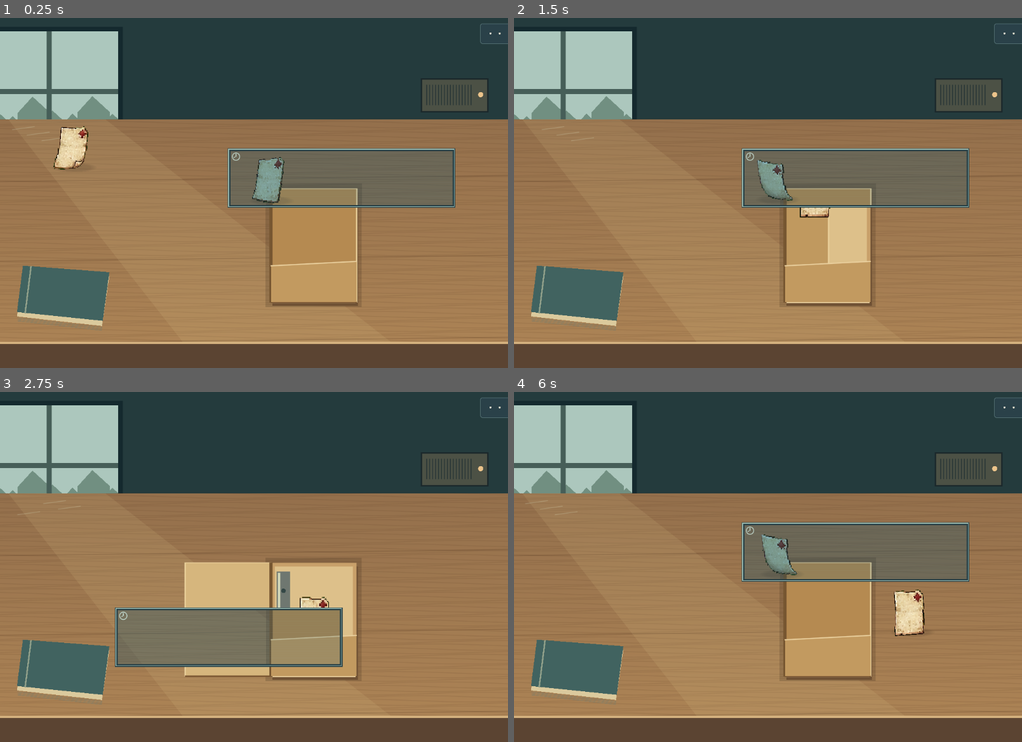
Above: before the commit, frames 1-4 (two rows, left to right).
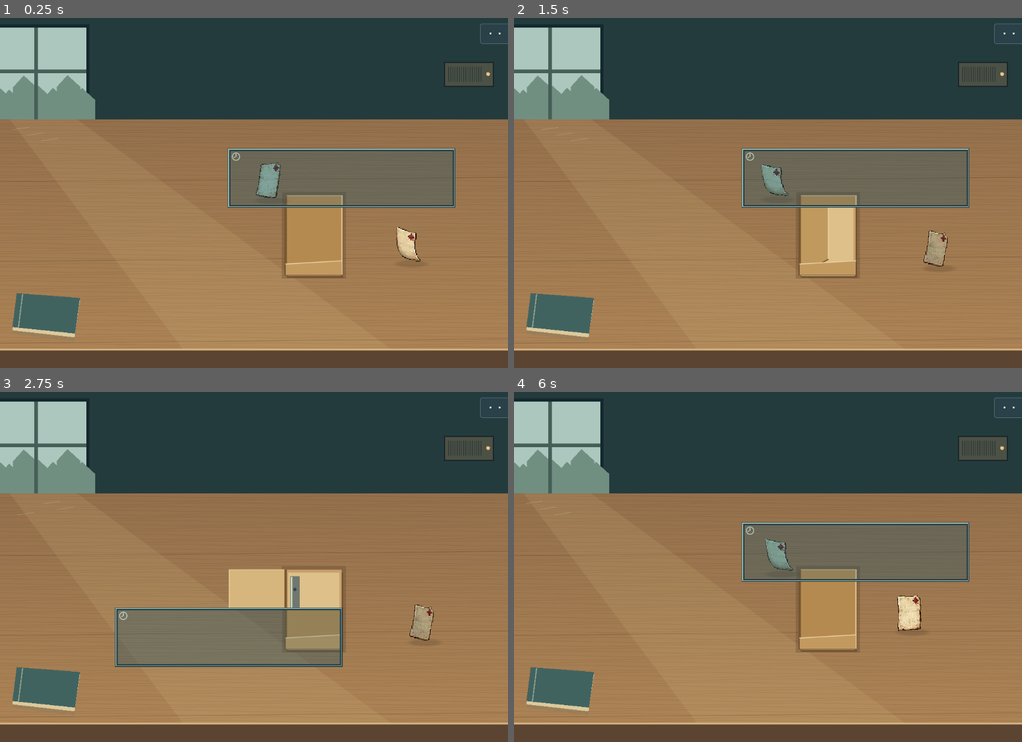
Above: after the commit, the same moments.

Repository: zhu607705-coder/7-55
Game: Godot game, scene res://scenes/paper_rewind.tscn
Same seed, same stepped clock (60 frames per second), same inputs: the game is played once before the commit and once after it.
Inputs (mouse positions are in pixels of both pictures, inside the frame that each line leads up to; where the layout moved, square brackets give the same spot in the first picture):
- Up to frame 1 (0.25 s): no input
- Up to frame 2 (1.5 s): tap Enter at 0.5 s; drag from (600, 154) to (818, 116) at 0.52 s; click (828, 235) [828, 245] at 1.25 s
- Up to frame 3 (2.75 s): drag from (340, 553) to (228, 637) at 2.02 s
- Up to frame 4 (6 s): click "···" at 2.75 s; click "重试纸张" at 3.5 s; click "继续纸张" at 4.25 s; click "暂停纸张" at 5 s; click "重置全部" at 5.75 s

The runs differ from the first frame. In frame 1, 14% of the frame differs, in the area x 0-100%, y 2-96%; in frame 2, 14%; in frame 3, 15%; in frame 4, 13%.

Commit message:
Align visible contact and keep history clear without changing the paper rule

Diff:
--- a/godot_native/samples/paper_rewind/scripts/paper_rewind_stage.gd
+++ b/godot_native/samples/paper_rewind/scripts/paper_rewind_stage.gd
@@ -140,11 +140,28 @@
 	c.draw_rect(Rect2(world_to_local(rect.position) - shift, rect.size * _projection), color)
 
 func art_scale() -> float:
-	return clampf(size.x / 390.0, 0.82, 1.6)
+	return minf(clampf(size.x / 390.0, 0.82, 1.6), size.y / 650.0)
+
+func paper_extent() -> Vector2:
+	return Vector2(64,74) * art_scale()
 
 func folder_leaf_rect() -> Rect2:
-	var extent := Vector2(116,154) * art_scale()
-	return Rect2(world_to_local(Model.REST_POINT) - extent*0.5,extent)
+	# Align the receiving edge with the very first swept contact, not with an
+	# unrelated screen rectangle. Shape stays A4; the model is unchanged.
+	var first_time := (Model.CATCH_RECT.position.x - 8.0 - 110.0) / 98.0
+	var first := world_to_local(Model.free_position(first_time))
+	var rest := world_to_local(Model.REST_POINT)
+	var half_height := paper_extent().y * 0.5
+	var top := first.y + half_height - 8.0 * art_scale()
+	var bottom := rest.y + half_height + 18.0 * art_scale()
+	var height := bottom - top
+	var width := height / sqrt(2.0)
+	return Rect2(Vector2(rest.x-width*0.5,top),Vector2(width,height))
+
+func open_folder_surface_rect() -> Rect2:
+	# Both physical leaves can receive the first contact after the cover opens.
+	var leaf := folder_leaf_rect()
+	return Rect2(leaf.position-Vector2(leaf.size.x,0),Vector2(leaf.size.x*2,leaf.size.y))
 
 func _environment(c: CanvasItem, shift: Vector2, past: bool) -> void:
 	# Camera remains isotropic for every physical object. Layout changes positions,
@@ -181,7 +198,7 @@
 		c.draw_line(Vector2(0,y)-shift,Vector2(size.x,y-8*unit)-shift,Color(0.29,0.18,0.10,0.24),unit,true)
 	c.draw_rect(Rect2(Vector2(0,size.y-34*unit)-shift,Vector2(size.x,34*unit)),Color("5b4432"))
 	c.draw_line(Vector2(0,size.y-34*unit)-shift,Vector2(size.x,size.y-34*unit)-shift,Color("d6b380"),3*unit)
-	c.draw_colored_polygon(PackedVector2Array([Vector2(18,top)-shift,Vector2(143*unit,top)-shift,Vector2(size.x*0.77,size.y-35*unit)-shift,Vector2(size.x*0.36,size.y-35*unit)-shift]),Color(0.98,0.91,0.65,0.09))
+	c.draw_colored_polygon(PackedVector2Array([Vector2(18*unit,top)-shift,Vector2(143*unit,top)-shift,Vector2(size.x*0.77,size.y-35*unit)-shift,Vector2(size.x*0.36,size.y-35*unit)-shift]),Color(0.98,0.91,0.65,0.09))
 	var book := Vector2(31*unit,size.y-134*unit)-shift
 	var book_points := PackedVector2Array([book,book+Vector2(117,9)*unit,book+Vector2(107,77)*unit,book+Vector2(-8,64)*unit])
 	c.draw_colored_polygon(book_points,Color("dbca9d"))
@@ -211,7 +228,8 @@
 		# Genuine two-leaf folder: the cover turns around its long spine, not a
 		# shape-swap or a vertically stretched rectangle.
 		var cover := PackedVector2Array([Vector2(hinge_x,base.position.y),Vector2(edge_x,base.position.y-lift),Vector2(edge_x,base.end.y-lift),Vector2(hinge_x,base.end.y)])
-		c.draw_colored_polygon(cover,Color("b58a51").lerp(Color("d6b67d"),opened))
+		if absf(cos(angle)) > 0.015:
+			c.draw_colored_polygon(cover,Color("b58a51").lerp(Color("d6b67d"),opened))
 		c.draw_line(cover[1],cover[2],Color("ead09b"),2*unit,true)
 		c.draw_line(cover[0],cover[1],Color("ead09b"),unit,true)
 		c.draw_line(cover[3],cover[2],Color("775330"),2*unit,true)
@@ -224,14 +242,14 @@
 			for f: float in [0.2,0.8]: c.draw_circle(Vector2(clip.get_center().x,lerpf(clip.position.y,clip.end.y,f)),3*unit,Color("344746"))
 	else:
 		# A thin retaining pocket occludes only the lower part of the resting page.
-		var y := base.position.y+base.size.y*0.64
+		var y := base.position.y+base.size.y*0.82
 		c.draw_colored_polygon(PackedVector2Array([Vector2(base.position.x,y+6*unit),Vector2(base.end.x,y),base.end,Vector2(base.position.x,base.end.y)]),Color("c29a60"))
 		c.draw_line(Vector2(base.position.x,y+6*unit),Vector2(base.end.x,y),Color("ead09e"),1.5*unit,true)
 
 func _paper(c: CanvasItem, shift: Vector2, point: Vector2, paper_time: float, grounded: bool, tint: Color = Color.WHITE, collect: float = -1.0) -> void:
 	var center := world_to_local(point) - shift
-	var scale := clampf(size.x / 520.0, 0.95, 1.5)
-	var extent := Vector2(64,74)*scale
+	var scale := art_scale()
+	var extent := paper_extent()
 	if collect >= 0:
 		center += Vector2(-size.x*0.12, size.y*0.48) * collect*collect
 		extent *= 1.0 + collect*0.7
@@ -248,6 +266,7 @@
 	c.draw_set_transform(Vector2.ZERO)
 
 func _paint_record(canvas: CanvasItem) -> void:
+	if size.x <= 1 or size.y <= 1: return
 	var shift := history_window.position
 	_environment(canvas,shift,true)
 	_folder(canvas,shift,0.0,false)
@@ -255,7 +274,7 @@
 	_folder(canvas,shift,0.0,true)
 
 func _draw() -> void:
-	if not model: return
+	if not model or size.x <= 1 or size.y <= 1: return
 	_environment(self,Vector2.ZERO,false)
 	_folder(self,Vector2.ZERO,folder_open_amount,false)
 	if paper_grip.held or model.mode == "failed":
--- a/godot_native/samples/paper_rewind/scripts/paper_rewind_view.gd
+++ b/godot_native/samples/paper_rewind/scripts/paper_rewind_view.gd
@@ -36,7 +36,9 @@
 	resized.connect(_layout)
 	_layout()
 	# Enter a living scene: the first sheet really flies, without a Start prompt.
-	model.time = 0.0
+	# Preserve the approved entry point: it has already passed the closed folder.
+	# Auto-flight must not introduce an early-tap bypass of the rewind experiment.
+	model.time = Model.ENTRY_TIME
 	model.start()
 	_refresh()
 	stage.paper_grip.grab_focus()
--- a/godot_native/samples/paper_rewind/tests/capture_paper_rewind.gd
+++ b/godot_native/samples/paper_rewind/tests/capture_paper_rewind.gd
@@ -59,6 +59,7 @@
 	root.add_child(overlay)
 	var history_start: Vector2 = view.stage.history_window.get_global_rect().get_center()
 	var history_end := history_start + Vector2(-135,30)
+	var history_park := Vector2(history_start.x, root.size.y * 0.18)
 	var last_history := history_start
 	var last_paper := Vector2.ZERO
 	var folder := Vector2.ZERO
@@ -71,9 +72,15 @@
 		if frame == 100: touch(1,history_end,false)
 		if frame == 150: touch(1,history_end,true)
 		if frame > 150 and frame <= 195:
-			var p := history_end.lerp(history_start,float(frame - 150)/45.0)
+			var p := history_end.lerp(history_park,float(frame - 150)/45.0)
 			drag(1,last_history,p); last_history = p
-		if frame == 205: touch(1,history_start,false)
+		if frame == 205: touch(1,history_park,false)
+		if frame == 206:
+			var unobstructed := true
+			for i: int in range(40):
+				var p := paper_point(i * 7.8 / 39.0)
+				unobstructed = unobstructed and not view.stage.history_window.get_global_rect().intersects(Rect2(p-view.stage.paper_extent()*0.5,view.stage.paper_extent()))
+			check(unobstructed,"Ordinary dragging parks history clear of the entire current flight and contact path")
 		if frame == 235:
 			last_paper = view.stage.paper_grip.get_global_rect().get_center()
 			touch(0,last_paper,true)
--- a/godot_native/samples/paper_rewind/tests/test_paper_rewind_input.gd
+++ b/godot_native/samples/paper_rewind/tests/test_paper_rewind_input.gd
@@ -149,6 +149,14 @@
 		check(view.stage.paper_grip.size.x >= 48 and view.stage.paper_grip.size.y >= 48, "Paper gesture target remains at least 48px at " + str(dimensions))
 		check(view.stage.folder_button.size.x >= 44 and view.stage.folder_button.size.y >= 44, "Folder surface remains at least 44px at " + str(dimensions))
 		check(Rect2(0, 0, 960, 540).encloses(view.stage.history_rect), "Historical window remains bounded at " + str(dimensions))
+		var contact_model := Model.new()
+		contact_model.start(); contact_model.seek(0); contact_model.open_folder(); contact_model.play()
+		while contact_model.catch_time < 0 and contact_model.mode == "forward": contact_model.advance(Model.TICK)
+		var contact_point: Vector2 = view.stage.world_to_local(contact_model.catch_position)
+		var physical_page := Rect2(contact_point-view.stage.paper_extent()*0.5,view.stage.paper_extent())
+		check(physical_page.intersects(view.stage.open_folder_surface_rect()), "First logical catch visibly touches an actual open folder leaf at " + str(dimensions))
+		check(view.stage.folder_leaf_rect().has_point(view.stage.world_to_local(Model.REST_POINT)), "Resting paper is on the visible accepting page at " + str(dimensions))
+		check(is_equal_approx(view.stage.folder_leaf_rect().size.y / view.stage.folder_leaf_rect().size.x, sqrt(2.0)), "Folder retains physical A4 proportions at " + str(dimensions))
 		for paper_time: float in [0.0, 1.2, 4.8, 6.5, 7.8]:
 			view.model.time = paper_time
 			var preview: Rect2 = view.stage.thumb_preview_rect()
